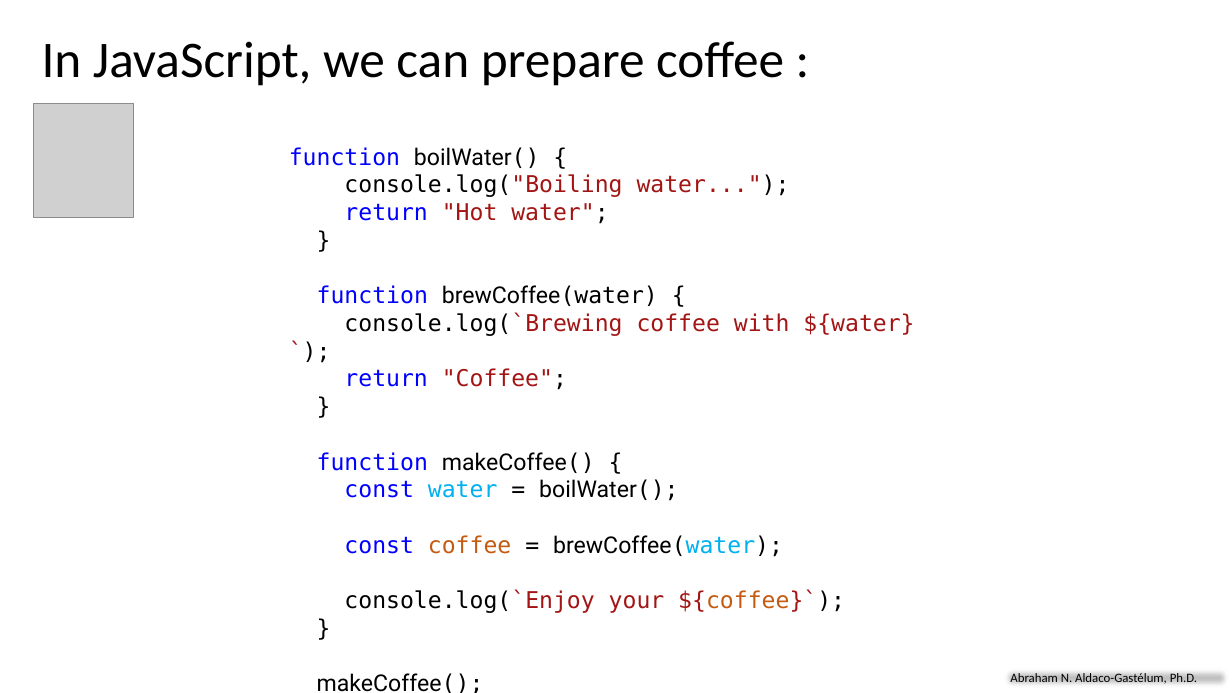
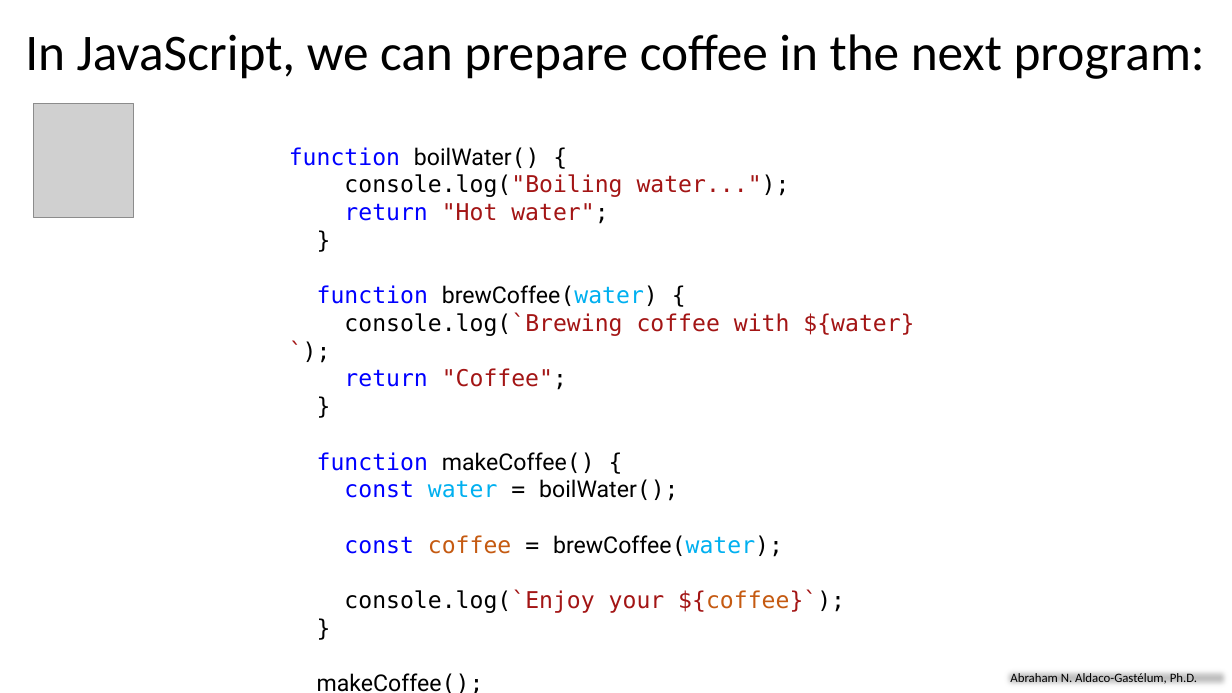
Before and after one commit to aaldacog/uwp, a slide deck: slide 5 of AsynchronousProcessing_AbrahamAldaco.pptx. Drawn at 1232x693 pixels with LibreOffice and Linux fonts; fonts in the diff are those of the drawing; grey boxes stand for pictures. Boxes give left, top, right and bottom in pixels: in the first picture for what was removed or moved away, otherwise in the second. Text is boxed around its words. In the diff, an @@ line names an element or a change of style, - is before the commit and + after.

```diff
--- a/AsynchronousProcessing_AbrahamAldaco.pptx
+++ b/AsynchronousProcessing_AbrahamAldaco.pptx
@@ text at (25, 34, 1205, 79): text changed @@
-In JavaScript, we can prepare coffee :
+In JavaScript, we can prepare coffee in the next program:
@@ text at (317, 285, 658, 306): text colour #000000 to #00B0F0 in "brewCoffee(water)" @@
```
Also in this commit, not shown: 24 other slides changed, 3 slides added, 1 slide removed, 1 other file.
